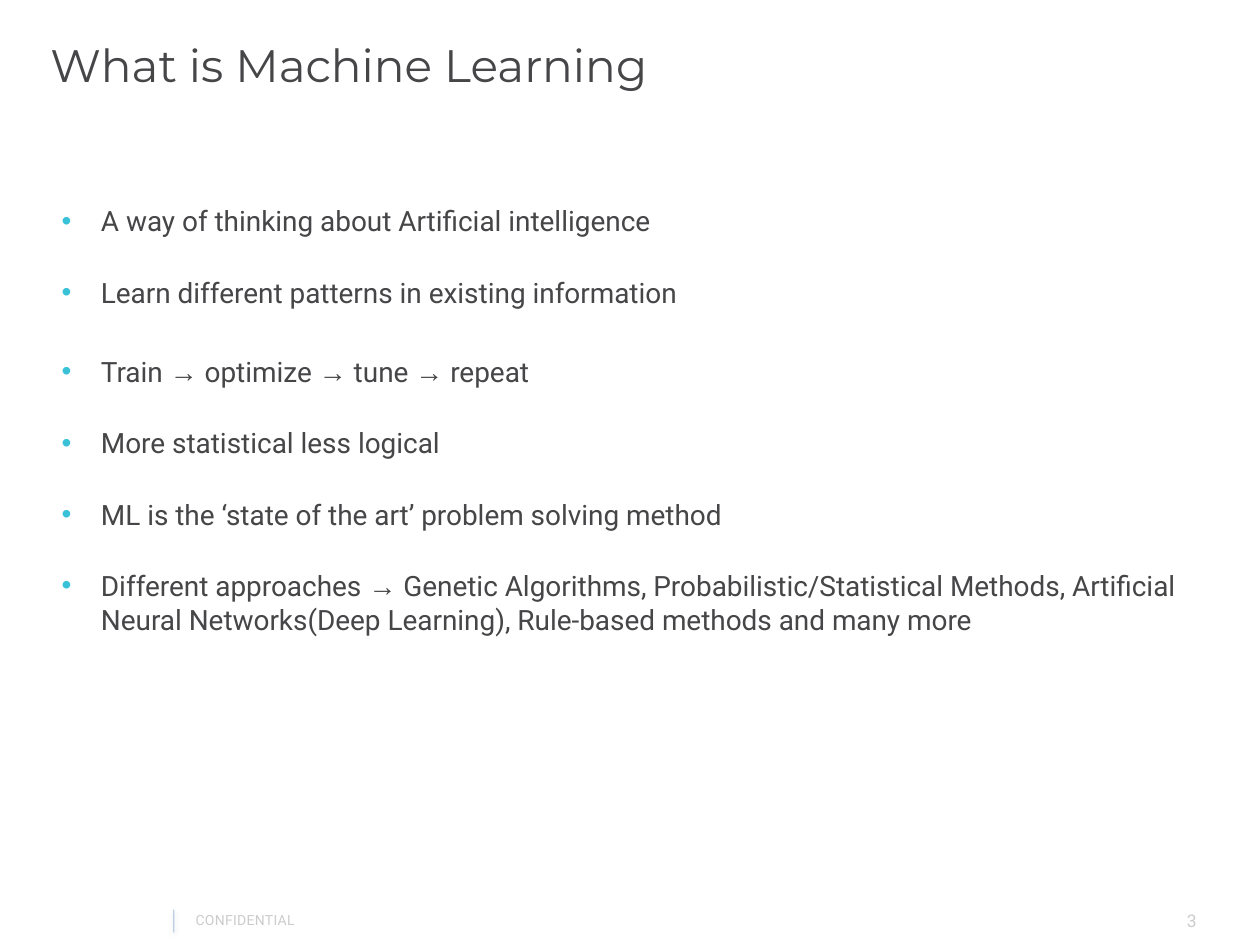
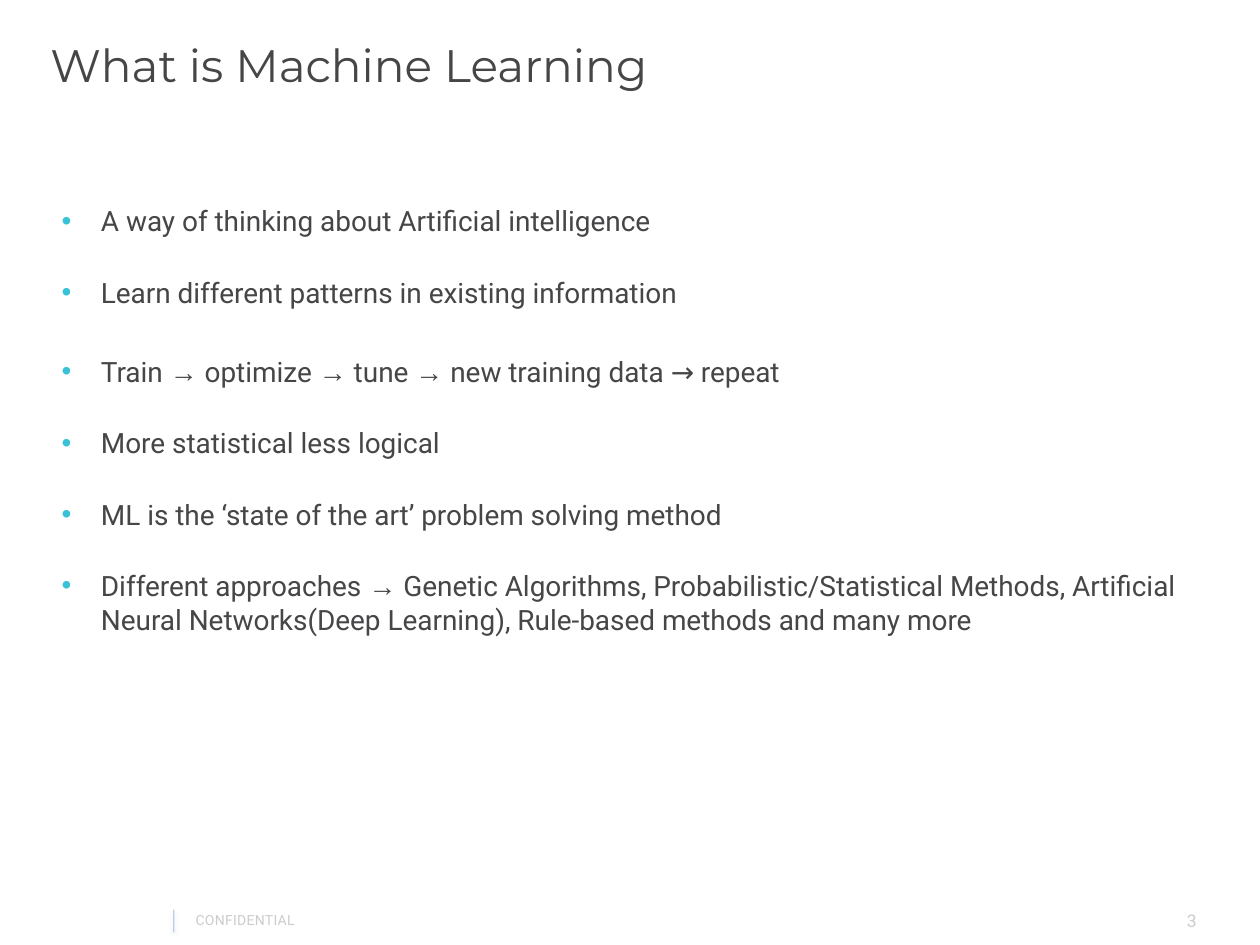
Before and after one commit to gautam0707/TechTalk1_Epam, a slide deck: slide 3 of TechTalk1.pptx. Drawn at 1260x945 pixels with LibreOffice and Linux fonts; fonts in the diff are those of the drawing; background and template pictures are left out. Boxes give left, top, right and bottom in pixels: in the first picture for what was removed or moved away, otherwise in the second. Text is boxed around its words. In the diff, an @@ line names an element or a change of style, - is before the commit and + after.

```diff
--- a/TechTalk1.pptx
+++ b/TechTalk1.pptx
@@ text at [101,361,780,388]: text changed @@
-• Train → optimize → tune → repeat
+• Train → optimize → tune → new training data → repeat
```
Also in this commit, not shown: 6 other slides changed, 1 slide added, 1 slide removed.
